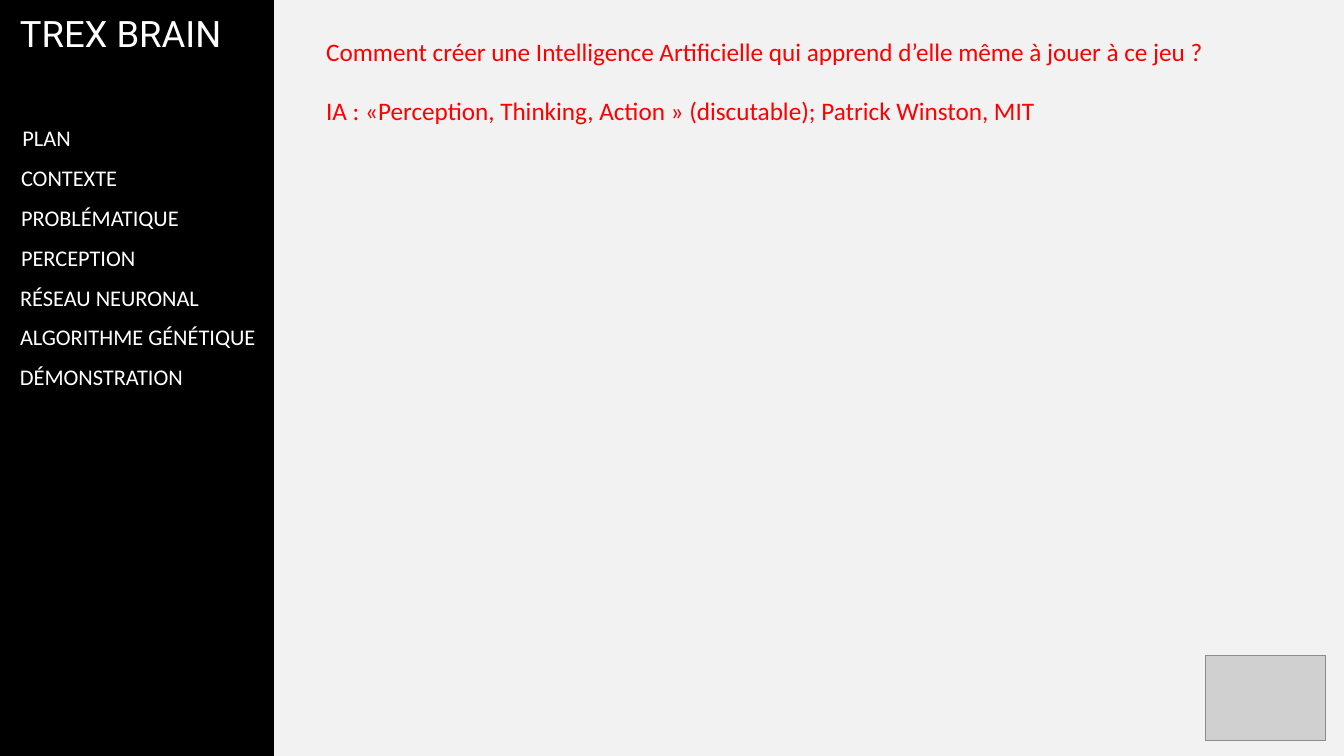
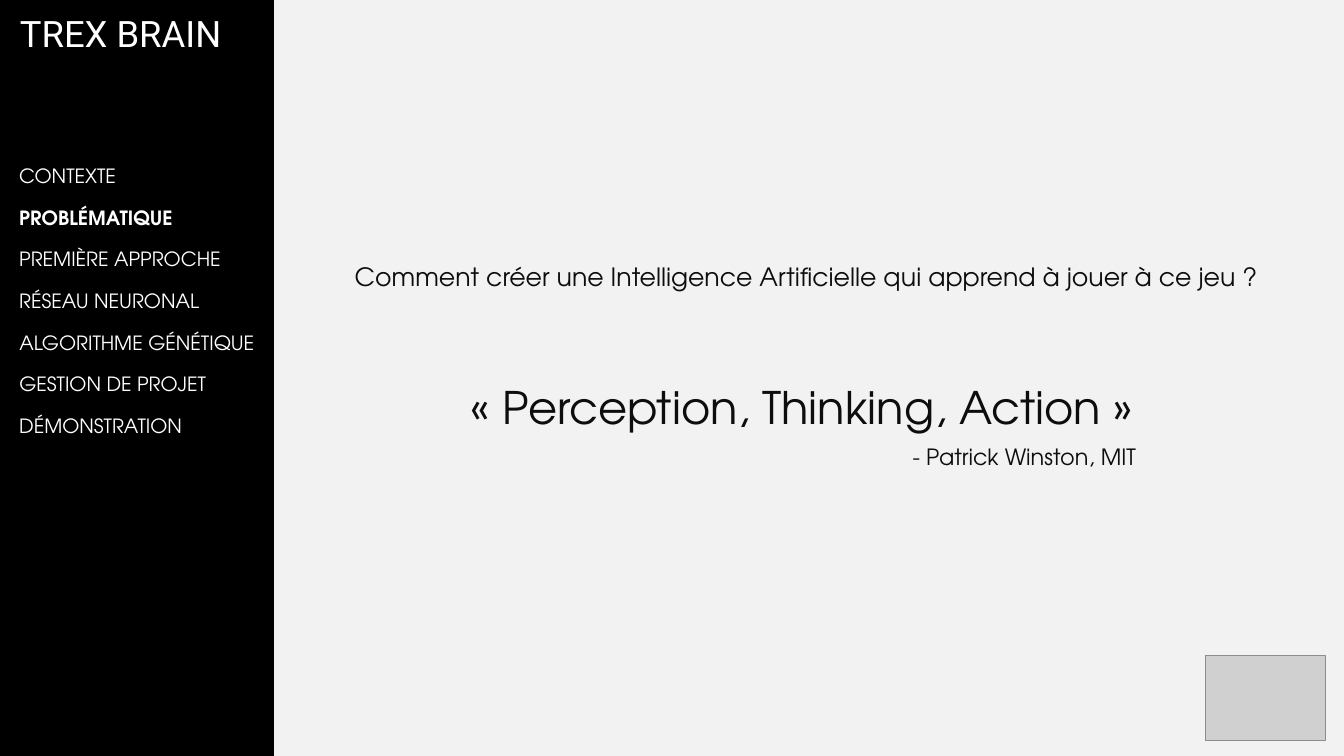
Before and after one commit to corbienassisdev/TRex-Brain, a slide deck: slide 4 of gesp/soutenance/Soutenance_V02.pptx (slide 5 before the commit). Drawn at 1344x756 pixels with LibreOffice and Linux fonts; fonts in the diff are those of the drawing; grey boxes stand for pictures; background and template pictures are left out. Boxes give left, top, right and bottom in pixels: in the first picture for what was removed or moved away, otherwise in the second. Text is boxed around its words. In the diff, an @@ line names an element or a change of style, - is before the commit and + after.

```diff
--- a/gesp/soutenance/Soutenance_V02.pptx
+++ b/gesp/soutenance/Soutenance_V02.pptx
@@ text removed at (326, 101, 1034, 125) @@
-IA : «Perception, Thinking, Action » (discutable); Patrick Winston, MIT
@@ text removed at (22, 131, 70, 146) @@
-PLAN
@@ size 16 to 14 pt, font Calibri to TeX Gyre Adventor in 4 elements at (19, 289, 199, 309), (19, 331, 254, 351), (19, 414, 182, 434), (19, 168, 116, 184) @@
@@ text "PROBLÉMATIQUE" at (19, 205, 172, 226): size 16 to 14 pt, font Calibri to TeX Gyre Adventor, bold on @@
@@ text added at (19, 247, 221, 267), 14 pt, text #FFFFFF @@
+PREMIÈRE APPROCHE
@@ text removed at (21, 251, 135, 266) @@
-PERCEPTION
@@ text at (355, 267, 1236, 292): text changed; font Calibri to TeX Gyre Adventor; text colour #FF0000 to #0D0D0D @@
-Comment créer une Intelligence Artificielle qui apprend d’elle même à jouer à ce jeu ?
+Comment créer une Intelligence Artificielle qui apprend à jouer à ce jeu ?
@@ text added at (19, 376, 206, 392), 14 pt, text #FFFFFF @@
+GESTION DE PROJET
@@ text "DÉMONSTRATION": place and size @@
-text "DÉMONSTRATION" at (20, 366, 183, 385)
+text "DÉMONSTRATION" at (19, 414, 182, 434)
@@ text added at (502, 391, 1101, 434), 32 pt, text #0D0D0D @@
+« Perception, Thinking, Action »
@@ text added at (926, 448, 1136, 467), 16 pt, text #0D0D0D @@
+- Patrick Winston, MIT
```
Also in this commit, not shown: 22 other slides changed, 2 slides added, 1 slide removed, 5 other files.
